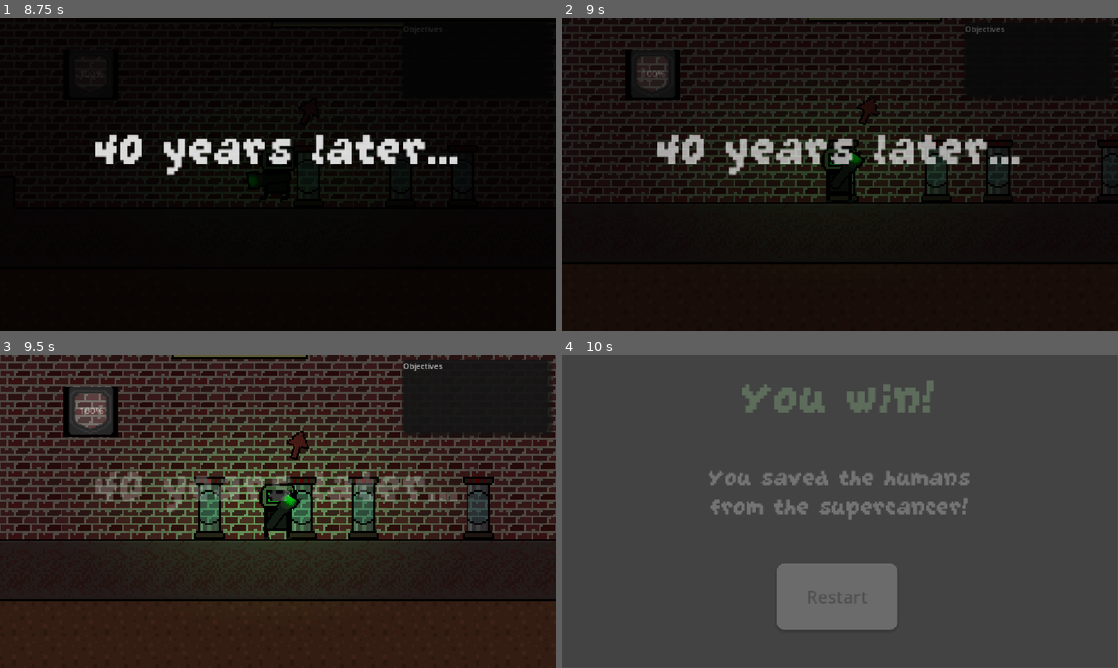
Above: before the commit, frames 1-4 (two rows, left to right).
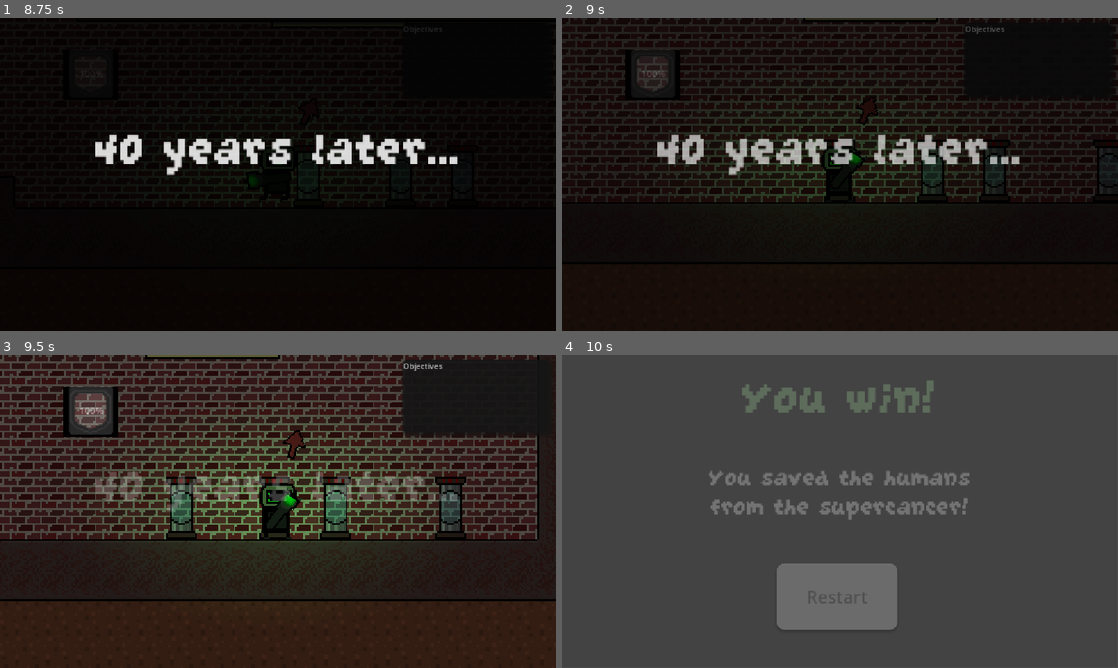
Above: after the commit, the same moments.

Repository: Milo-Griffiths/GameJam-Time
Game: Godot game, scene res://scenes/main.tscn
Two runs of this game, one before a commit and one after it. Both use one fixed random seed, a clock stepped at 60 frames per second and the inputs below.
Inputs (mouse positions are in pixels of both pictures, inside the frame that each line leads up to):
- Up to frame 1 (8.75 s): click "Play" at 0.5 s; tap Enter at 1.25 s; move the mouse to (400, 158) at 1.27 s; hold E (Interact) 1.28-2.03 s; hold Right (right) 1.28-2.78 s; tap Up (up) at 1.52, 2.27, 3.77, 4.52, 5.27, 6.77, 7.52, 8.27 s; move the mouse to (166, 190) at 2.02 s; click (166, 190) at 2.1 s; move the mouse to (333, 105) at 2.77 s; hold A (left) 2.78-3.53 s; tap T at 2.85, 5.1, 7.35 s; move the mouse to (250, 237) at 3.52 s; hold Right (right) 3.53-5.03 s; tap E (Interact) at 3.6, 8.1 s; move the mouse to (272, 171) at 4.27 s; press the mouse at (272, 171) at 4.28 s; move the mouse to (111, 127) at 5.02 s; release the mouse at (111, 127) at 5.03 s; hold A (left) 5.03-5.78 s; move the mouse to (305, 174) at 5.77 s; hold Right (right) 5.78-6.53 s; hold E (Interact) 5.78-6.53 s; move the mouse to (194, 96) at 6.52 s; hold A (left) 6.53-8.03 s; click (194, 96) at 6.6 s; move the mouse to (400, 158) at 7.27 s; move the mouse to (166, 190) at 8.02 s; hold Right (right) from 8.03 s (still down)
- Up to frame 2 (9 s): keep holding Right (right); move the mouse to (895, 105) at 8.77 s; press the mouse at (895, 105) at 8.78 s
- Up to frame 3 (9.5 s): keep holding Right (right)
- Up to frame 4 (10 s): keep holding Right (right); move the mouse to (1034, 508) at 9.52 s; release the mouse at (1034, 508) at 9.53 s; tap T at 9.6 s; tap Up (up) at 9.77 s

Frame 1 is identical in both runs. In frame 2, 9.1% of the frame differs, in the area x 0-100%, y 0-59%; in frame 3, 17%, in the area x 0-100%, y 0-60%; in frame 4, nothing differs.
Error in both runs: Invalid access to property or key 'global_position' on a base object of type 'null instance'. (res://assets/scripts/interactable.gd:12)

Commit message:
j

Diff:
--- a/scenes/levels/Level3.tscn
+++ b/scenes/levels/Level3.tscn
@@ -1004,6 +1004,9 @@
 [node name="player" parent="." unique_id=1097559639 instance=ExtResource("1_53p26")]
 position = Vector2(410, 112)
 scale = Vector2(4, 3.748)
+SPEED = 400.0
+JUMP_VELOCITY = -500.0
+push_speed = 300
 
 [node name="StaticBody2D2" type="StaticBody2D" parent="." unique_id=1215760271 groups=["Objectivenodes"]]
 position = Vector2(960, -956)
Not shown, added: scenes/levels/Level3.tscn590006098.tmp
Not shown, added: scenes/levels/Level3.tscn598142644.tmp
